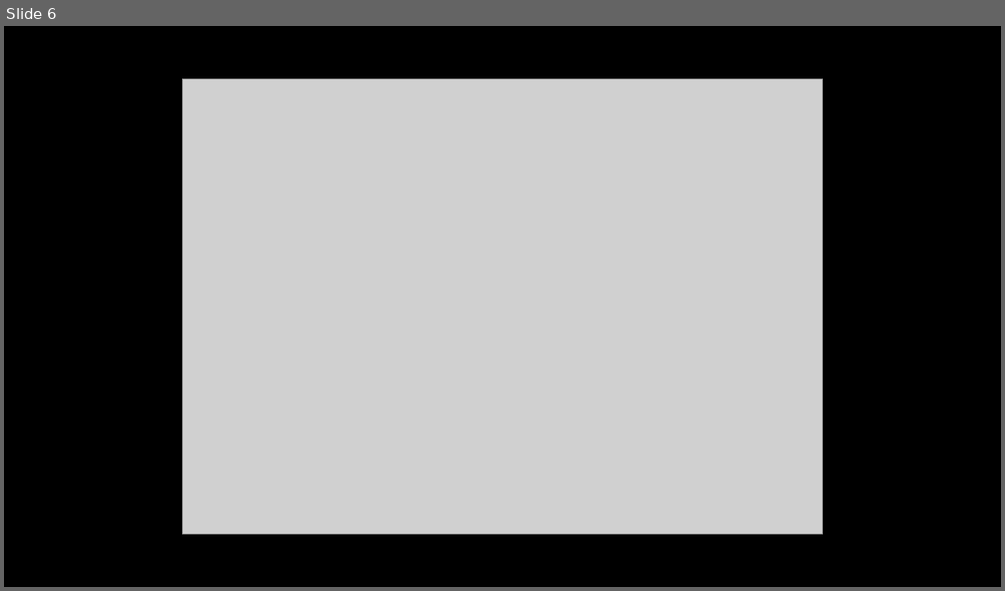
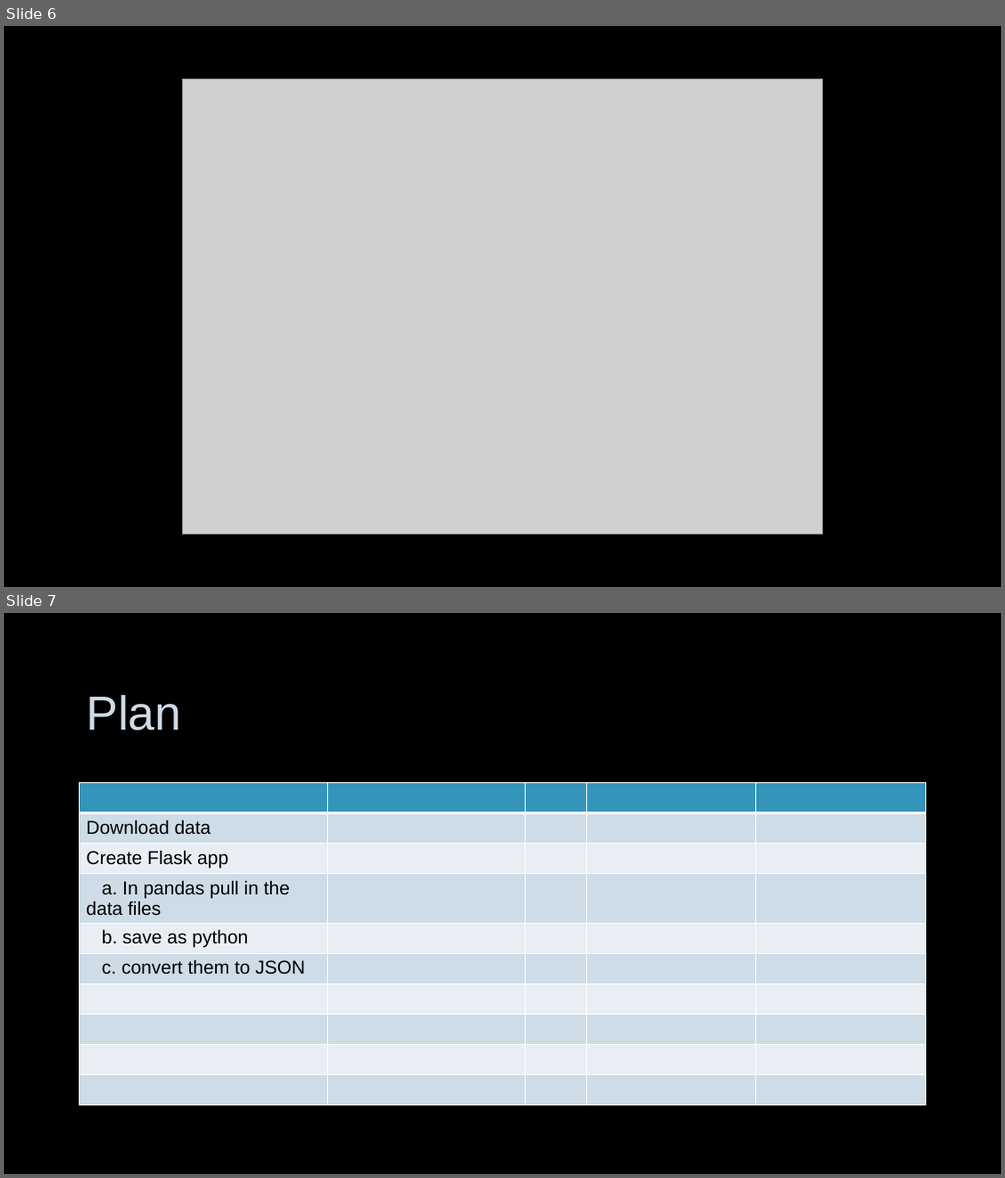
Before and after one commit to mpeteet/Project2-Global-Cancer-DataViz, a slide deck: Global Cancer Data Visualization April 2021.pptx. Shown one above the other, each under a label of ours: slide 6 before the commit, slides 6 and 7 after it. The pictures are 1005x591 and 1005x1178 pixels, drawn with LibreOffice and Linux fonts; fonts in the diff are those of the drawing; grey boxes stand for pictures; background and template pictures are left out. Boxes give left, top, right and bottom in pixels: in the first picture for what was removed or moved away, otherwise in the second. Text is boxed around its words. In the diff, an @@ line names an element or a change of style, - is before the commit and + after.

```diff
--- a/Global Cancer Data Visualization April 2021.pptx
+++ b/Global Cancer Data Visualization April 2021.pptx
@@ slide 7 added at [4, 613, 1001, 1174], background picture (left out) @@
@@ title added at [86, 695, 181, 730], 46 pt, text #CEDBE6 @@
+Plan
@@ table added at [79, 783, 925, 1108], 10 rows, 5 columns @@
+ |  |  |  | 
+Download data |  |  |  | 
+Create Flask app |  |  |  | 
+a. In pandas pull in the data files |  |  |  | 
+b. save as python |  |  |  | 
+c. convert them to JSON |  |  |  | 
+ |  |  |  | 
+ |  |  |  | 
+ |  |  |  | 
+ |  |  |  | 
```
Also in this commit, not shown: 2 other files.
